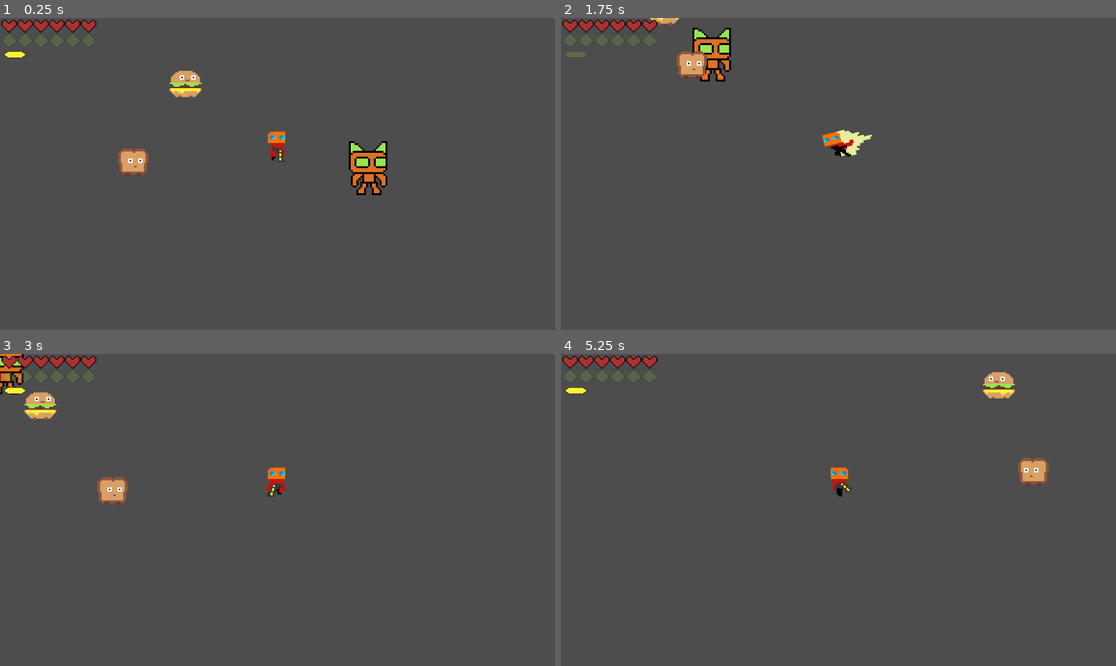
Above: before the commit, frames 1-4 (two rows, left to right).
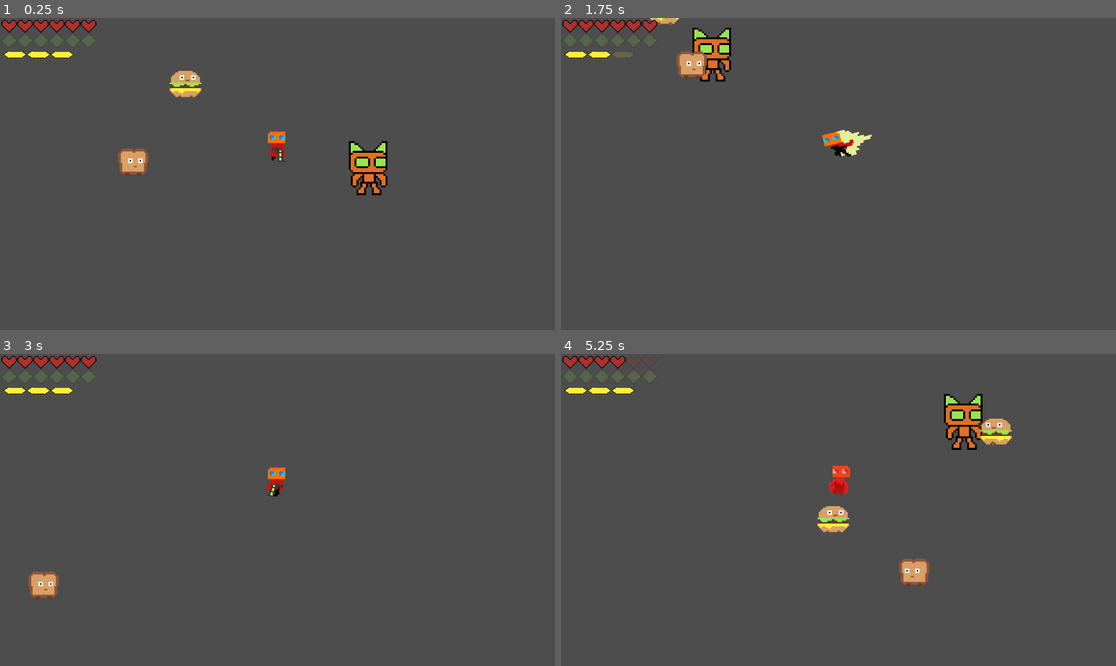
Above: after the commit, the same moments.

Repository: mendsergon/Kill-The-Food-Pyramid
Game: Godot game, scene res://Assets/Scenes/game.tscn
Same seed, same stepped clock (60 frames per second), same inputs: the game is played once before the commit and once after it.
Inputs (mouse positions are in pixels of both pictures, inside the frame that each line leads up to):
- Up to frame 1 (0.25 s): no input
- Up to frame 2 (1.75 s): move the mouse to (960, 158) at 0.52 s; hold D (move_right) 0.53-1.28 s; tap Shift (dash) at 0.6, 1.55 s; tap E (melee) at 0.8, 1.35 s; move the mouse to (727, 189) at 1.27 s; hold S (move_down) from 1.28 s (still down)
- Up to frame 3 (3 s): move the mouse to (333, 441) at 2.02 s; release S (move_down) at 2.03 s; hold D (move_right) 2.03-2.78 s; tap Shift (dash) at 2.1 s; tap E (melee) at 2.3, 2.85 s; move the mouse to (249, 572) at 2.77 s; hold W (move_up) from 2.78 s (still down)
- Up to frame 4 (5.25 s): tap Shift (dash) at 3.05, 4.35 s; move the mouse to (1005, 556) at 3.52 s; release W (move_up) at 3.53 s; hold A (move_left) 3.53-5.03 s; click (1005, 556) at 3.6 s; tap E (melee) at 3.8, 5.1 s; move the mouse to (672, 463) at 4.27 s; move the mouse to (866, 510) at 5.02 s; hold S (move_down) from 5.03 s (still down)

The runs differ from the first frame. In frame 1, 0.2% of the frame differs, in the area x 4-14%, y 10-13%; in frame 2, 0.2%; in frame 3, 1.8%; in frame 4, 3.6%, in the area x 4-88%, y 0-75%.

Commit message:
Implemented new dash system allowing player upgrades

Diff:
--- a/Assets/Scenes/player.tscn
+++ b/Assets/Scenes/player.tscn
@@ -461,3 +461,17 @@
 [node name="DashSlab" parent="DashSlabBar/HBoxContainer/DashSlab" instance=ExtResource("6_w3t24")]
 position = Vector2(-74, 46)
 scale = Vector2(1.5, 1)
+
+[node name="DashSlab2" type="TextureRect" parent="DashSlabBar/HBoxContainer"]
+layout_mode = 2
+
+[node name="DashSlab" parent="DashSlabBar/HBoxContainer/DashSlab2" instance=ExtResource("6_w3t24")]
+position = Vector2(-29, 46)
+scale = Vector2(1.5, 1)
+
+[node name="DashSlab3" type="TextureRect" parent="DashSlabBar/HBoxContainer"]
+layout_mode = 2
+
+[node name="DashSlab" parent="DashSlabBar/HBoxContainer/DashSlab3" instance=ExtResource("6_w3t24")]
+position = Vector2(16, 46)
+scale = Vector2(1.5, 1)
--- a/Assets/Scripts/player.gd
+++ b/Assets/Scripts/player.gd
@@ -6,7 +6,7 @@
 # Dash
 const DASH_SPEED = 450.0                # Dash velocity
 const DASH_DURATION = 0.25              # Time dash lasts
-const DASH_COOLDOWN = 0.5               # Delay between dashes
+const DASH_COOLDOWN = 0.05               # Delay between dashes
 # Combat
 const ATTACK_DURATION = 0.3             # How long attack locks movement
 # Collision
@@ -31,9 +31,15 @@
 var orb_reset_timer := 0.0               # Timer for delaying orb consumption
 const ORB_RESET_DELAY := 0.1             # Delay time before orbs reset
 
+### --- PLAYER DASH SLABS --- ###
+@export var MAX_DASH_SLABS: int = 3
+var current_dash_slabs := MAX_DASH_SLABS
+
 ### --- DASH SLAB BAR --- ###
 var dash_slab_list: Array[TextureRect] = [] # List of dash slash UI nodes
 @onready var dash_slabs_parent: HBoxContainer = $DashSlabBar/HBoxContainer # Reference to the container holding dash slab UI elements
+var dash_recharge_timer := 0.0
+const DASH_SLAB_RECHARGE_TIME = 0.5
 
 ### --- INVULNERABILITY --- ###
 const INVULN_DURATION := 1.0            # Seconds invulnerable after hit
@@ -199,8 +205,8 @@
 			update_melee_orb_bar()
 
 	### --- ACTION INITIATION --- ###
-	# Start dash if available
-	if Input.is_action_just_pressed("dash") and can_dash and not is_attacking and not is_hit:
+	# Start dash if available AND dash slabs are present
+	if Input.is_action_just_pressed("dash") and can_dash and not is_attacking and not is_hit and current_dash_slabs > 0:
 		start_dash()
 		# Lock look direction at dash start
 		locked_aim_direction = aim_direction
@@ -266,8 +272,25 @@
 	### --- PHYSICS UPDATE --- ###
 	move_and_slide()
 
-	### --- DASH RECHARGE --- ###
-	update_dash_cooldown(delta)
+	### --- DASH COOLDOWN TIMER --- ###
+	if dash_cooldown_timer > 0.0:
+		dash_cooldown_timer -= delta
+		if dash_cooldown_timer <= 0.0:
+			dash_cooldown_timer = 0.0
+			# Allow dash if slabs available
+			if current_dash_slabs > 0:
+				can_dash = true
+
+	### --- DASH SLAB RECHARGE --- ###
+	if current_dash_slabs < MAX_DASH_SLABS:
+		dash_recharge_timer += delta
+		if dash_recharge_timer >= DASH_SLAB_RECHARGE_TIME:
+			current_dash_slabs += 1
+			dash_recharge_timer = 0.0
+			update_dash_slab_bar()
+			# If cooldown finished, allow dash immediately
+			if dash_cooldown_timer <= 0.0:
+				can_dash = true
 
 	### --- ANIMATION SYSTEM --- ###
 	update_animations()
@@ -303,17 +326,41 @@
 	aim_direction = (mouse_pos - global_position).normalized()
 
 func start_dash():
+	if current_dash_slabs <= 0:
+		return  # No dash slabs left, can't dash
+
+	# Consume one dash slab and reset recharge timer
+	current_dash_slabs -= 1
+	dash_recharge_timer = 0.0
+
+	# Start dash state
 	is_dashing = true
 	dash_timer = DASH_DURATION
 	can_dash = false
-	update_dash_slab_bar()                      # Update dash slab UI immediately
+
+	# Update the dash UI immediately to reflect slab usage
+	update_dash_slab_bar()
+
+	# Set velocity in the aim direction at dash speed
 	velocity = aim_direction * DASH_SPEED
+
+	# Modify collision layers/masks to ignore certain collisions during dash
 	collision_mask &= IGNORE_LAYER_3_MASK
 	collision_layer = LAYER_3_MASK
+
+	# If melee button pressed at dash start and orbs available, queue attack after dash
 	if Input.is_action_just_pressed("melee") and current_orb_charges > 0:
 		attack_after_dash = true
 	else:
 		attack_after_dash = false
+
+func update_dash_recharge(delta: float) -> void:
+	if current_dash_slabs < MAX_DASH_SLABS:
+		dash_recharge_timer += delta
+		if dash_recharge_timer >= DASH_COOLDOWN:
+			current_dash_slabs += 1
+			dash_recharge_timer = 0.0
+			update_dash_slab_bar()
 
 func start_attack():
 	is_attacking = true
@@ -339,12 +386,13 @@
 	update_dash_slab_bar()                      # Always refresh dash slab UI
 
 func update_dash_slab_bar() -> void:
-	# Grey out or restore dash slabs based on availability
-	for slab in dash_slab_list:
-		if can_dash:
-			slab.modulate = Color(1, 1, 1, 1)   # Normala
-		else:
-			slab.modulate = Color(1, 1, 1, 0.15) # Dimmed
+	for i in range(dash_slab_list.size()):
+		if i < current_dash_slabs:
+			dash_slab_list[i].modulate = Color(1, 1, 1, 1)    # Fully visible for available slabs
+		elif i < MAX_DASH_SLABS:
+			dash_slab_list[i].modulate = Color(1, 1, 1, 0.15) # Dimmed for used slabs within max slabs
+		else:
+			dash_slab_list[i].modulate = Color(1, 1, 1, 0)    # Fully invisible for slabs above max slabs
 
 func update_animations() -> void:
 	if is_dead:
